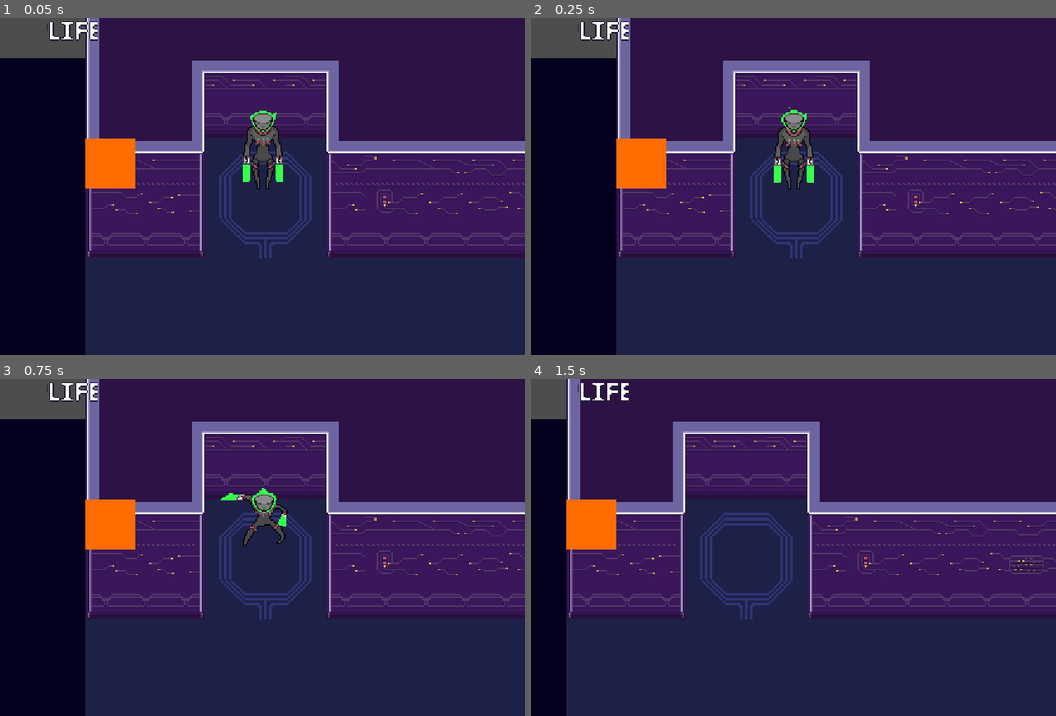
Above: before the commit, frames 1-4 (two rows, left to right).
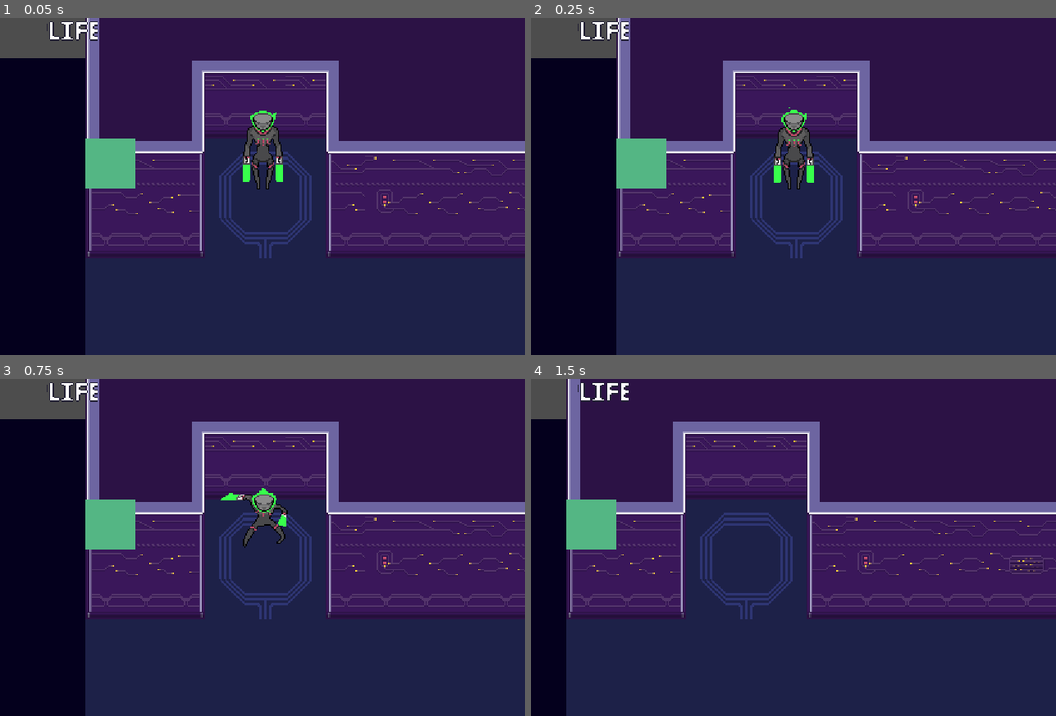
Above: after the commit, the same moments.

Repository: evilshrooms/Corruption-PSGJam2025
Game: Godot game, scene res://corruption.tscn
Same seed, same stepped clock (60 frames per second), same inputs: the game is played once before the commit and once after it.
Inputs (mouse positions are in pixels of both pictures, inside the frame that each line leads up to):
- Up to frame 1 (0.05 s): no input
- Up to frame 2 (0.25 s): no input
- Up to frame 3 (0.75 s): tap Enter at 0.5 s; move the mouse to (378, 530) at 0.52 s; press the mouse at (378, 530) at 0.53 s; hold D (right) from 0.53 s (still down)
- Up to frame 4 (1.5 s): move the mouse to (688, 564) at 1.27 s; release D (right) at 1.28 s; release the mouse at (688, 564) at 1.28 s; hold S (down) from 1.28 s (still down); click (688, 564) at 1.35 s

The runs differ from the first frame. In frame 1, 1.4% of the frame differs, in the area x 16-26%, y 35-51%; in frame 2, 1.4%; in frame 3, 1.4%; in frame 4, 1.4%.

Commit message:
made the orange rect green

Diff:
--- a/corruption/corruption.tscn
+++ b/corruption/corruption.tscn
@@ -14,4 +14,4 @@
 [node name="ColorRect" type="ColorRect" parent="."]
 offset_right = 40.0
 offset_bottom = 40.0
-color = Color(1, 0.423529, 0, 1)
+color = Color(0.329079, 0.71345, 0.518702, 1)
